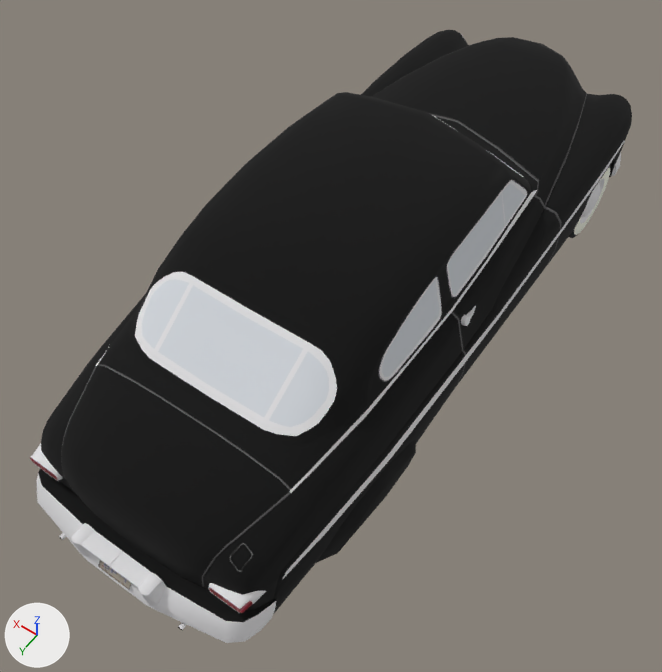
The glTF model viewer/public/recovered/49_COUPE_MOVIE.glb, before and after one commit.
One viewpoint serves both versions: a 50 mm lens placed at (-2.22, 3.54, 5.13), pointed at (-0.07, 0.53, 0.39). The lights are fixed; the arrows at lower left show +X, +Y and +Z. The first picture is the older version. Where no turn or scale is listed for an object, it has been applied to the vertices. Vertices at exactly the same position are counted once.

The older version as bpy lines, for what is in view:
```python
me_record_001 = bpy.data.meshes.new('record_001')
me_record_001.from_pydata(...)  # 1260 vertices, 2324 faces; spans x -0.98..0.98, y -2.55..2.55, z 0.11..1.5
# faces by material slot: [2244, 80]
me_record_001.materials.append(mat_fmercury1)  # picture img_fmercury1
me_record_001.materials.append(mat_untextured_candidate)  # light grey #d3d7dd
me_record_002 = bpy.data.meshes.new('record_002')
me_record_002.from_pydata(...)  # 24 vertices, 22 faces; spans x -0.81..0.81, y 2.27..2.34, z 0.44..0.5
me_record_002.materials.append(mat_fmercury1)  # picture img_fmercury1
me_record_011 = bpy.data.meshes.new('record_011')
me_record_011.from_pydata(...)  # 161 vertices, 318 faces; spans x -0.12..0.12, y -0.313..0.313, z -0.313..0.313
me_record_011.materials.append(mat_fmercury1)  # picture img_fmercury1
ob_brake_lights_off_0x766dc_001 = bpy.data.objects.new('BRAKE_LIGHTS_OFF_0x766dc.001', me_record_002)
ob_brake_lights_off_0x766dc_001.location = (0.0, 0.0, 0.0)
ob_tree_node_76684_001 = bpy.data.objects.new('tree_node_76684.001', me_record_001)
ob_tree_node_76684_001.location = (0.0, 0.0, 0.0)
ob_wheel_static_0x769e4_001 = bpy.data.objects.new('WHEEL_STATIC_0x769e4.001', me_record_011)
ob_wheel_static_0x769e4_001.location = (-0.786, -1.704, 0.315)
```
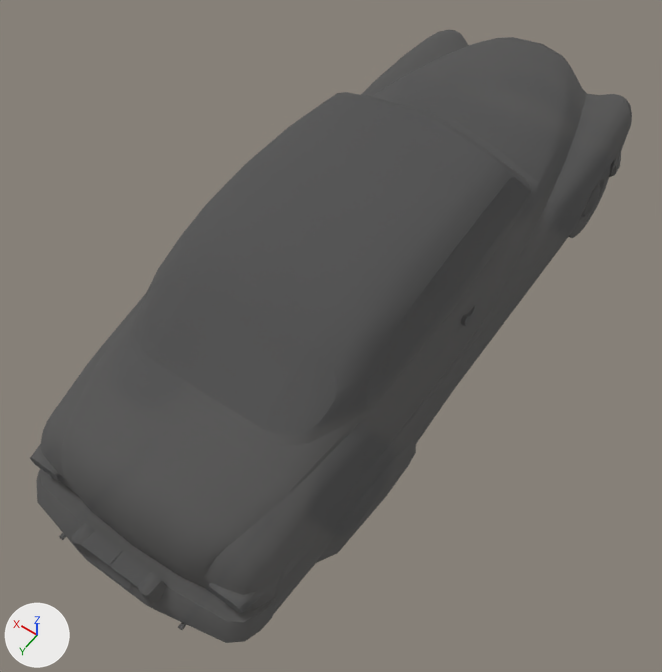
Where the change shows, as pixel boxes [x1, y1, x2, y2] in the pictures (662 x 672 px):
```json
{"object": "WHEEL_STATIC_0x769e4.001", "change": "recoloured", "before": [569, 165, 611, 238], "after": [569, 165, 611, 238]}
{"object": "BRAKE_LIGHTS_OFF_0x766dc.001", "change": "recoloured", "before": [30, 458, 252, 613], "after": [30, 458, 252, 613]}
{"part": 1, "of": "me_record_001", "change": "recoloured", "before": [30, 30, 632, 643], "after": [30, 30, 632, 643]}
{"part": 2, "of": "me_record_001", "change": "recoloured", "before": [142, 151, 526, 427], "after": [142, 151, 526, 427]}
```

Edits to the scene script, one JSON object a line:
```json
{"op": "add", "block": "mat_header_untextured_0x661a1a1a", "code": ["mat_header_untextured_0x661a1a1a = principled_material('Header untextured 0x661a1a1a')", "mat_header_untextured_0x661a1a1a.base_color = (0.102, 0.102, 0.102)  # dark grey #5a5a5a", "mat_header_untextured_0x661a1a1a.roughness = 1.0", "mat_header_untextured_0x661a1a1a.alpha = 0.797"]}
{"block": "me_record_001", "where": "me_record_001.from_pydata(...)  # 1260 vertices, 2324 faces; spans x -0.98..0.98, y -2.55..2.55, z 0.11..1.5"}
{"block": "me_record_001", "where": "# used by ob_tree_node_76684_001; location = (0.0, 0.0, 0.0)"}
{"block": "me_record_001", "change": "me_record_001 part 1: all 2244 faces that had it switch from mat_fmercury1 (picture img_fmercury1) to mat_header_untextured_0x661a1a1a (dark grey #5a5a5a)"}
{"block": "me_record_001", "change": "me_record_001 part 2: all 80 faces that had it switch from mat_untextured_candidate (light grey #d3d7dd) to mat_header_untextured_0x661a1a1a (dark grey #5a5a5a)"}
{"block": "me_record_002", "where": "me_record_002.from_pydata(...)  # 24 vertices, 22 faces; spans x -0.81..0.81, y 2.27..2.34, z 0.44..0.5"}
{"op": "remove", "block": "me_record_002", "code": "me_record_002.materials.append(mat_fmercury1)  # picture img_fmercury1"}
{"op": "add", "block": "me_record_002", "code": "me_record_002.materials.append(mat_header_untextured_0x661a1a1a)  # dark grey #5a5a5a"}
{"block": "me_record_011", "where": "me_record_011.from_pydata(...)  # 161 vertices, 318 faces; spans x -0.12..0.12, y -0.313..0.313, z -0.313..0.313"}
{"op": "remove", "block": "me_record_011", "code": "me_record_011.materials.append(mat_fmercury1)  # picture img_fmercury1"}
{"op": "add", "block": "me_record_011", "code": "me_record_011.materials.append(mat_header_untextured_0x661a1a1a)  # dark grey #5a5a5a"}
```
